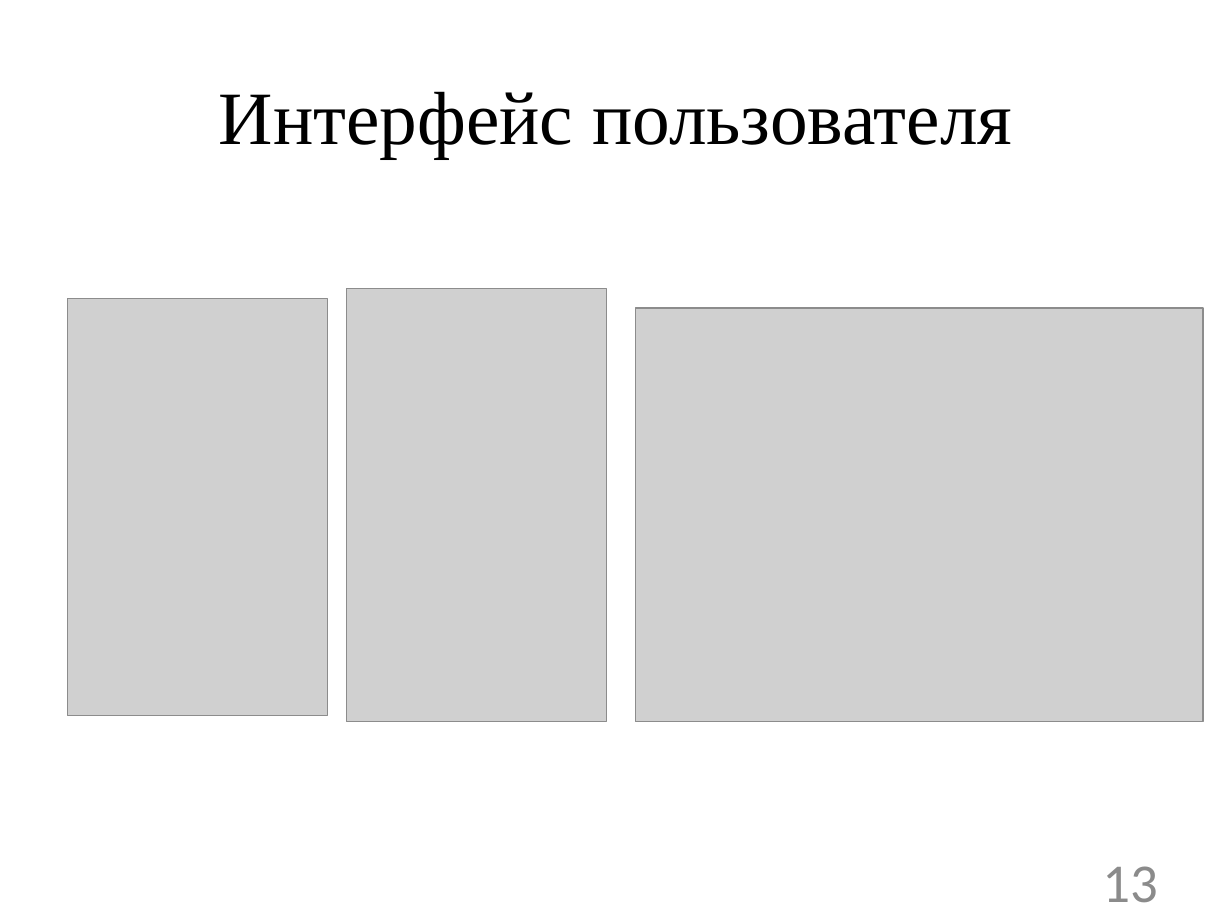
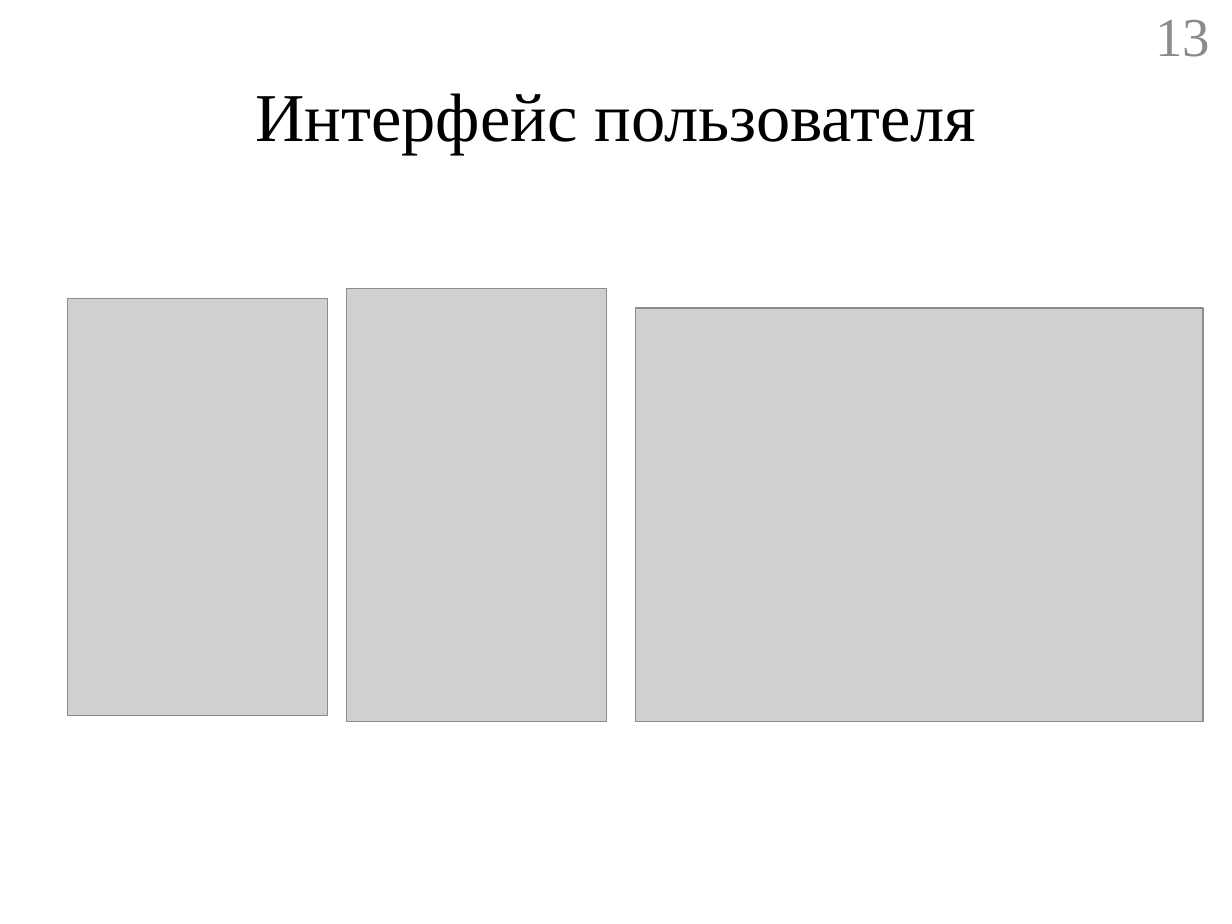
Before and after one commit to geo2tag/geocube, a slide deck: slide 13 of Диплом презентация.pptx. Drawn at 1232x924 pixels with LibreOffice and Linux fonts; fonts in the diff are those of the drawing; grey boxes stand for pictures. Boxes give left, top, right and bottom in pixels: in the first picture for what was removed or moved away, otherwise in the second. Text is boxed around its words. In the diff, an @@ line names an element or a change of style, - is before the commit and + after.

```diff
--- a/Диплом презентация.pptx
+++ b/Диплом презентация.pptx
@@ page number: place and size @@
-page number at <box>1102,866,1157,903</box>
+page number at <box>1155,20,1210,57</box>
@@ page number at <box>1155,20,1210,57</box>: font Calibri to Times New Roman @@
@@ title "Интерфейс пользователя" at <box>256,93,976,154</box>: size 44 to 40 pt @@
```
Also in this commit, not shown: 12 other slides changed, 1 slide added, 3 slides removed, 1 other file.
